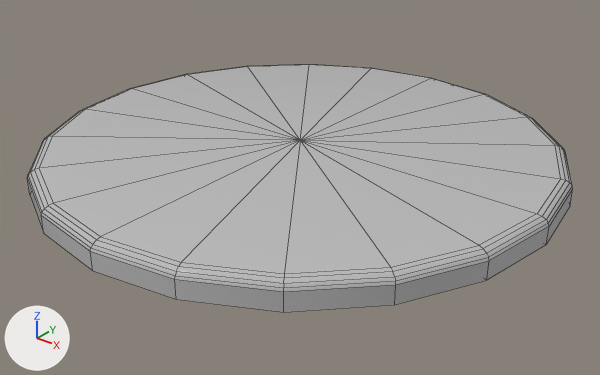
One commit to the FBX model Assets/Modle/dizuo.fbx: the scene before it, then after it.
One viewpoint serves both versions: a camera (50 mm lens) standing at (18.28, -22.87, 13.17) and looking at (0.36, -0.47, -0.72). Every picture has the same lights, and +X, +Y and +Z are marked at lower left. Mesh edges are drawn as thin lines.
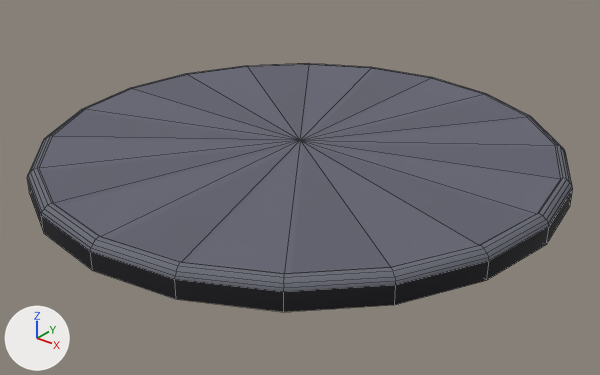
Pixel boxes (x1, y1, x2, y2) of what changed, in the pictures (600 x 375 px):
'Cylinder001', reshaped: before (27, 64, 573, 312); after (27, 63, 573, 312)
part 1 of me_mesh, built on: before (34, 64, 566, 278); after (34, 63, 567, 277)
part 2 of me_mesh, recoloured: (27, 65, 573, 312) in both

What changed in the scene script:
```text
Add img_dizuo_tga:
    img_dizuo_tga = load_image('dizuo.tga', '../Texture/dizuo.tga', 1024, 1024, 'sRGB')
Add mat_dizuo01:
    mat_dizuo01 = principled_material('dizuo01')
    mat_dizuo01.texture = img_dizuo_tga
    mat_dizuo01.roughness = 0.859
Change me_mesh:
    used by ob_cylinder001; location = (0.0, 0.0, 0.0)
    remove me_mesh.from_pydata(...)  # 122 vertices, 140 faces; spans x -10.0..10.0, y -10.0..10.0, z 0.0..1.0
    add me_mesh.from_pydata(...)  # 142 vertices, 160 faces; spans x -10.0..10.0, y -10.0..10.0, z 0.0..1.0
    me_mesh part 1
    20 faces are deleted
    20 vertices are added at x -9.6..9.6, y -9.6..9.6, z 1.0
    40 new faces join them
    me_mesh part 2: 120 faces spanning x -10.0..10.0, y -10.0..10.0, z 0.0..1.0 switch from mat_default (grey #bcbcbc) to mat_dizuo01 (picture img_dizuo_tga)
```
